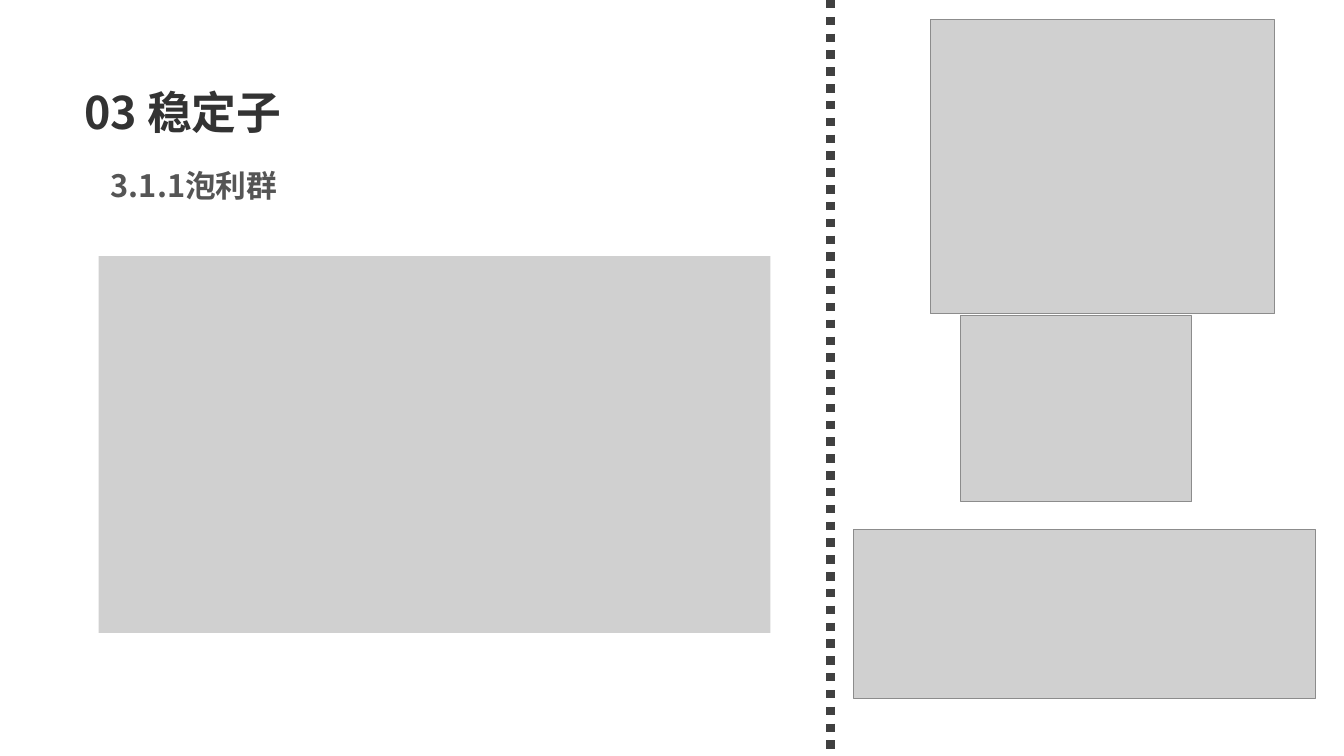
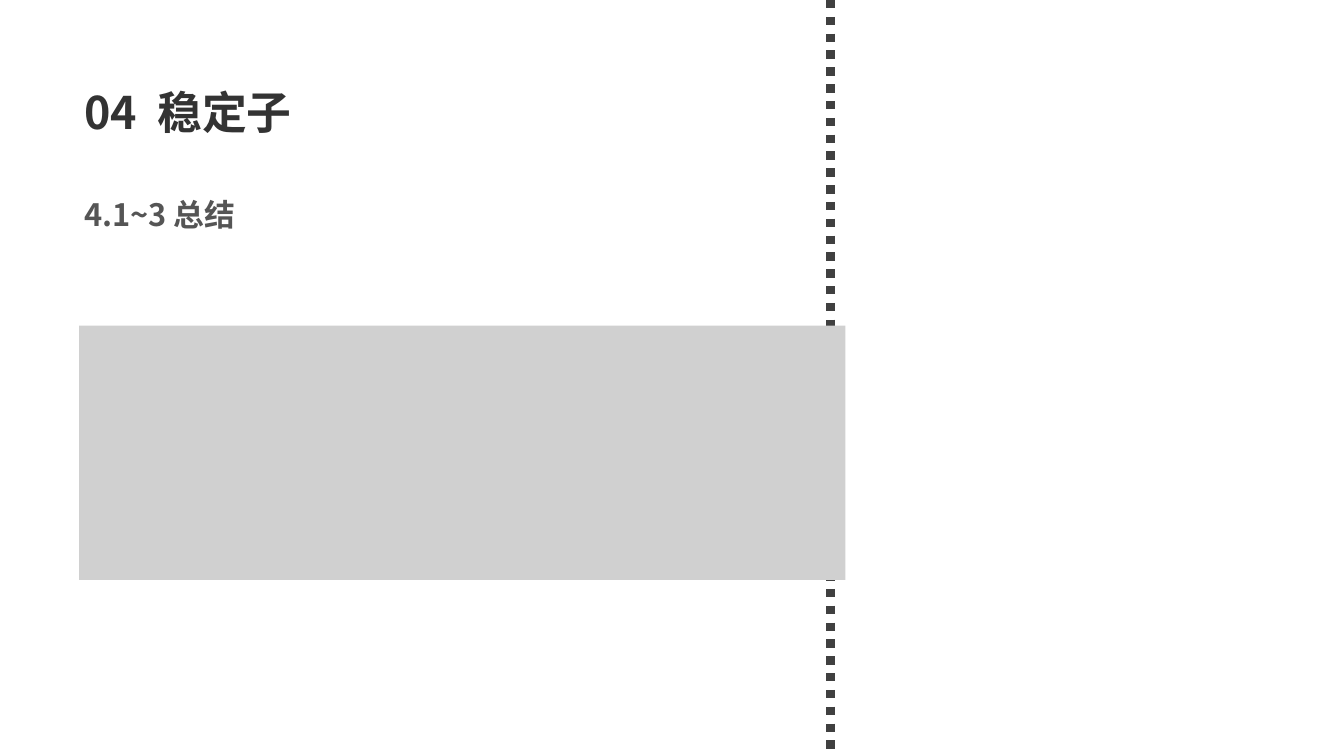
Before and after one commit to 77-223255/LM_QEC, a slide deck: slide 29 of what_i_learn/2026_量子纠错导论.pptx (slide 28 before the commit). Drawn at 1344x756 pixels with LibreOffice and Linux fonts; fonts in the diff are those of the drawing; grey boxes stand for pictures. Boxes give left, top, right and bottom in pixels: in the first picture for what was removed or moved away, otherwise in the second. Text is boxed around its words. In the diff, an @@ line names an element or a change of style, - is before the commit and + after.

```diff
--- a/what_i_learn/2026_量子纠错导论.pptx
+++ b/what_i_learn/2026_量子纠错导论.pptx
@@ picture removed at (931,20,1275,315) @@
@@ text at (84,90,291,133): text changed @@
-03 稳定子
+04 稳定子
@@ text removed at (111,171,278,200) @@
-3.1.1泡利群
@@ text added at (84,200,235,229), 22 pt, text #555555, bold @@
+4.1~3 总结
@@ picture: place and size @@
-picture at (99,256,770,633)
+picture at (80,326,846,580)
@@ picture removed at (961,316,1192,501) @@
@@ picture removed at (854,529,1316,699) @@
```
Also in this commit, not shown: 1 other slide changed, 6 slides added, 9 slides removed, 2 other files.
